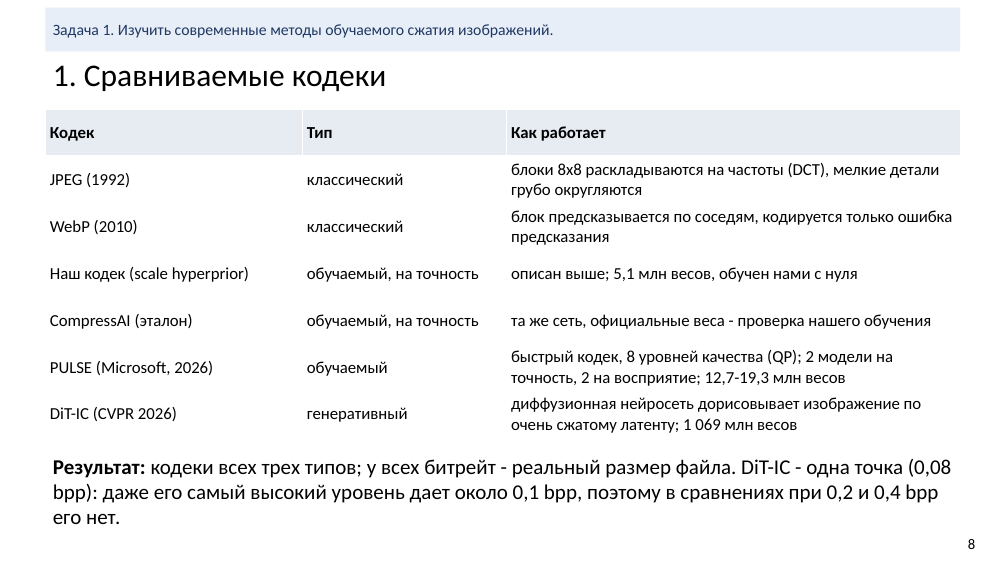
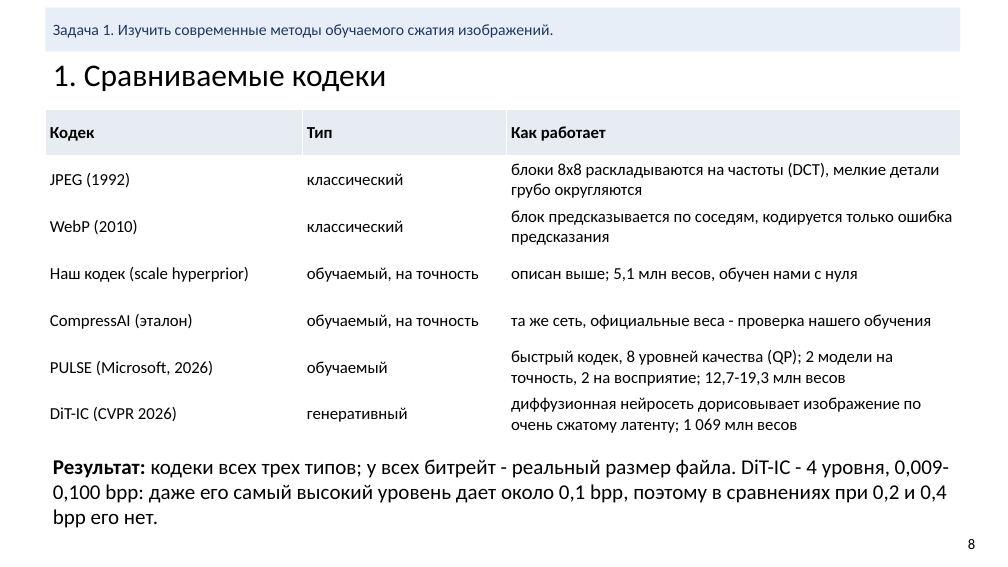
Before and after one commit to KDMCrypto/Deep-Image-Compression, a slide deck: slide 8 of documentation/cv-project-compression.pptx. Drawn at 1008x567 pixels with LibreOffice and Linux fonts; fonts in the diff are those of the drawing. Boxes give left, top, right and bottom in pixels: in the first picture for what was removed or moved away, otherwise in the second. Text is boxed around its words. In the diff, an @@ line names an element or a change of style, - is before the commit and + after.

```diff
--- a/documentation/cv-project-compression.pptx
+++ b/documentation/cv-project-compression.pptx
@@ text at bbox=[53, 459, 949, 528]: text changed @@
-Результат: кодеки всех трех типов; у всех битрейт - реальный размер файла. DiT-IC - одна точка (0,08 bpp): даже его самый высокий уровень дает около 0,1 bpp, поэтому в сравнениях при 0,2 и 0,4 bpp его нет.
+Результат: кодеки всех трех типов; у всех битрейт - реальный размер файла. DiT-IC - 4 уровня, 0,009-0,100 bpp: даже его самый высокий уровень дает около 0,1 bpp, поэтому в сравнениях при 0,2 и 0,4 bpp его нет.
```
Also in this commit, not shown: 11 other slides changed, 3 slides added, 1 slide removed, 18 other files.
